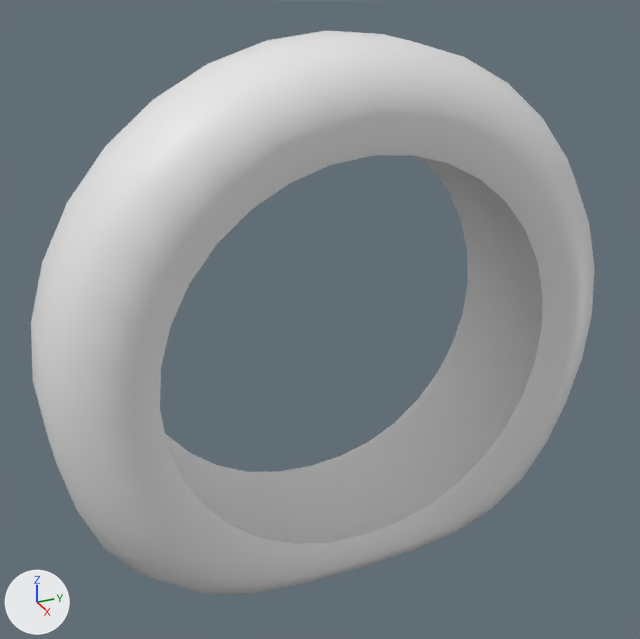
Two versions of the FBX model Assets/_Visual/Environment/General/Cars/Melvin/Mats/Tire_Deflated.fbx, one commit apart.
Rendered twice from a 50 mm lens placed at (0.798, -0.379, 0.423), pointed at (-0.009, -0.016, 0.019). Lighting does not change. The marker at lower left points along +X, +Y and +Z.

The scene before the commit, as lines of its bpy script (objects in view):
```python
mat_car_levin_atlas = principled_material('Car_Levin_Atlas')
mat_car_levin_atlas.base_color = (0.8, 0.8, 0.8)  # white #e7e7e7
me_cube_014 = bpy.data.meshes.new('Cube.014')
me_cube_014.from_pydata(...)  # 288 vertices, 288 faces; spans x -9.0..9.0, y -28.5..31.9, z -32.0..32.0
me_cube_014.materials.append(mat_car_levin_atlas)  # white #e7e7e7
ob_tire = bpy.data.objects.new('Tire', me_cube_014)
ob_tire.location = (0.0, 0.0, 0.0)
ob_tire.rotation_euler = (1.571, 0.0, 0.0)  # degrees (90, 0, 0)
ob_tire.scale = (0.01, 0.01, 0.01)
```
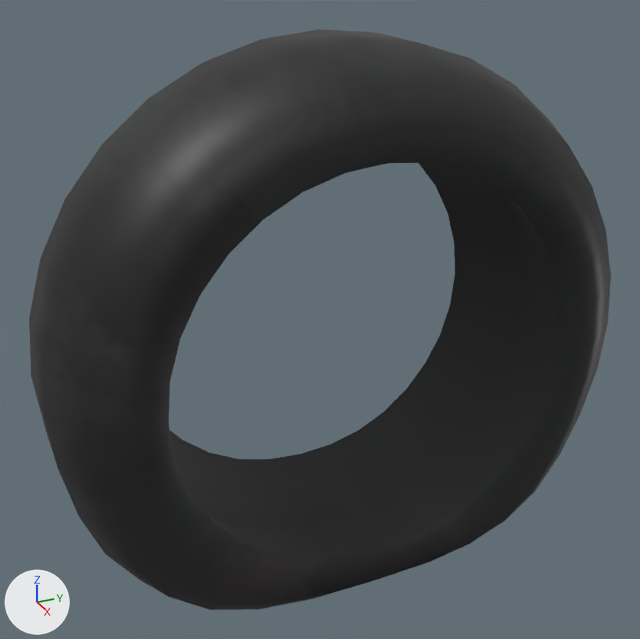
Changed parts and their boxes [x1, y1, x2, y2] in the pictures (640 x 639 px):
'Tire', surface changed, rescaled (white to grey)
    before: [31, 31, 594, 594]
    after: [29, 29, 611, 610]

The change in detail:
Picture 'Car_Levin_Red_Base_Color.PNG' (img_car_levin_red_base_color_png) is new.
In material 'Car_Levin_Atlas' (mat_car_levin_atlas), base_color is no longer (0.8, 0.8, 0.8), white #e7e7e7.
In material 'Car_Levin_Atlas' (mat_car_levin_atlas), texture is now set to img_car_levin_red_base_color_png, with its transparency.
Object 'Tire' (ob_tire) is rescaled from (0.01, 0.01, 0.01) to (0.014, 0.01, 0.01).
